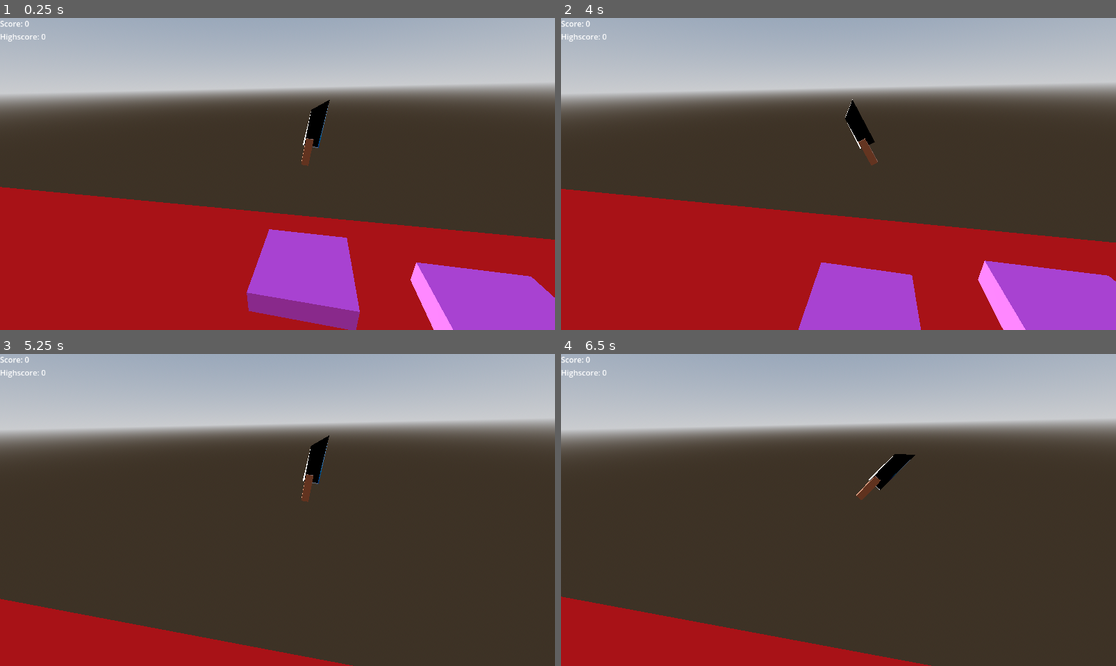
Above: before the commit, frames 1-4 (two rows, left to right).
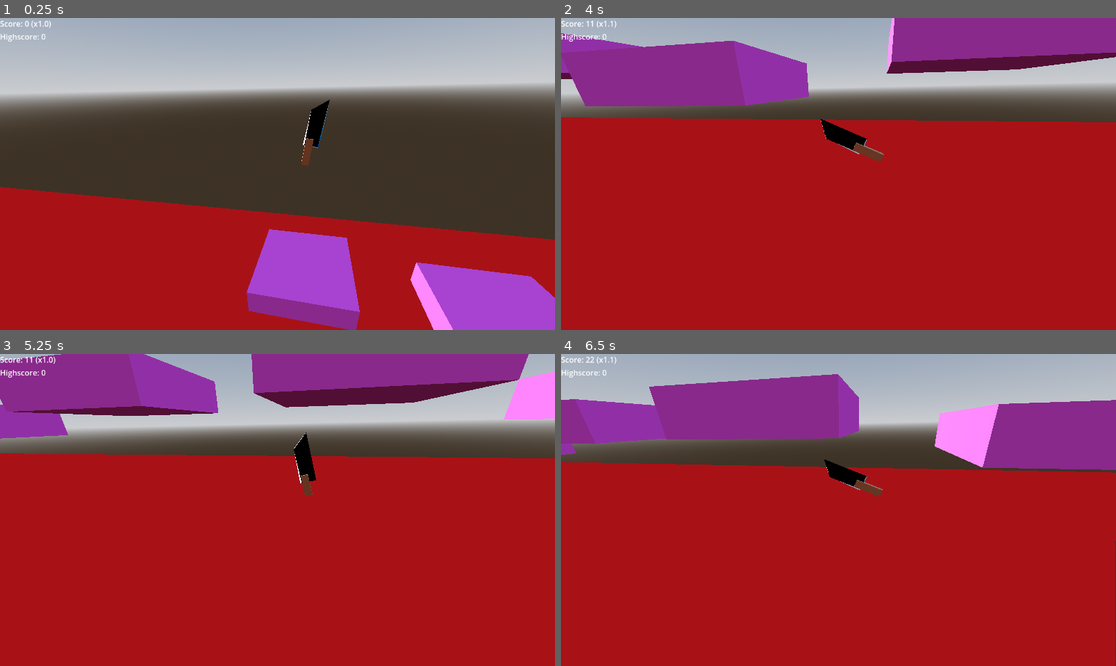
Above: after the commit, the same moments.

Repository: milserbua/slicer
Game: Godot game, scene res://main.tscn
The game is run twice, just before and just after one commit, with the same random seed, the same clock (stepped at 60 frames per second) and the same inputs.
Inputs (mouse positions are in pixels of both pictures, inside the frame that each line leads up to):
- Up to frame 1 (0.25 s): no input
- Up to frame 2 (4 s): tap Enter (ui_accept) at 0.5, 0.6, 0.77, 1.07, 1.35, 1.52, 1.82, 2.1, 2.85, 3.02, 3.32, 3.6, 3.77 s; move the mouse to (960, 158) at 0.52 s; move the mouse to (727, 189) at 1.27 s; move the mouse to (894, 105) at 2.02 s; move the mouse to (810, 236) at 2.77 s; move the mouse to (1005, 220) at 3.52 s
- Up to frame 3 (5.25 s): tap Enter (ui_accept) at 4.07, 4.35, 4.52, 4.82, 5.1 s; move the mouse to (111, 463) at 4.27 s; move the mouse to (305, 510) at 5.02 s
- Up to frame 4 (6.5 s): move the mouse to (755, 432) at 5.77 s; tap Enter (ui_accept) at 5.85, 6.02, 6.32 s

The runs differ from the first frame. In frame 1, less than 0.1% of the frame differs, in the area x 5-10%, y 0-4%; in frame 2, 54%; in frame 3, 76%, in the area x 0-100%, y 0-100%; in frame 4, 72%.
Error after the commit: Invalid assignment of property or key 'text' with value of type 'String' on a base object of type 'null instance'. (res://tester.gd:35)

Commit message:
Fix score system with proper multiplier and combo system + coin rewards

Diff:
--- a/meista/tester.gd
+++ b/meista/tester.gd
@@ -3,28 +3,59 @@
 @onready var visual = $Visual
 @onready var score_label = $"../CanvasLayer/con/ScoreLabel"
 @onready var highscore_label = $"../CanvasLayer/con/HighscoreLabel"
+@onready var coins_label = $"../CanvasLayer/con/CoinsLabel"
 @onready var spawner = $"../Platformspawner"
 
 const JUMP_VELOCITY = 20.0
 const GRAVITY = 20.0
 const JUMP_DAMPING = 0.15
 const MIN_SPIN_SPEED = 0.5
+const COINS_PER_PLATFORM = 5
+const SCORE_MULTIPLIER = 10
 
 var jumps_left = 4
 var score = 0
 var highscore = 0
+var coins_earned = 0
 var spawn_position : Vector3
 var dead = false
 var spin_speed = 0.0
 var stuck = false
 var platforms_passed = 0
+var combo = 0
+var combo_multiplier = 1.0
 
+var shop_manager: Node
+var audio_manager: Node
 
 func _ready():
 	spawn_position = global_position
 	score_label.text = "Score: 0"
 	highscore_label.text = "Highscore: 0"
+	coins_label.text = "Coins: 0"
 
+	shop_manager = get_tree().get_first_node_in_group("shop_manager")
+	audio_manager = get_tree().get_first_node_in_group("audio_manager")
+
+	# Apply current knife skin
+	if shop_manager:
+		apply_knife_skin()
+
+func apply_knife_skin():
+	if not shop_manager:
+		return
+
+	var skin_data = shop_manager.get_current_skin_data()
+	if skin_data and visual:
+		var knife = visual.get_node_or_null("messer")
+		if knife:
+			# Find MeshInstance3D nodes and update material
+			for child in knife.get_children():
+				if child is MeshInstance3D:
+					var mat = StandardMaterial3D.new()
+					mat.albedo_color = skin_data["color"]
+					mat.metallic = 1.0
+					child.set_surface_override_material(0, mat)
 
 func _physics_process(delta):
 	# Gravity
@@ -35,13 +66,14 @@
 		jumps_left = 4
 		velocity.z = lerp(velocity.z, 0.0, JUMP_DAMPING)
 
-	# Jump input with double jump mechanic
+	# Jump input
 	if Input.is_action_just_pressed("ui_accept") and jumps_left > 0:
 		velocity.y = JUMP_VELOCITY
 		velocity.z -= 4.0
 		spin_speed = 6.0
 		stuck = false
 		jumps_left -= 1
+		play_jump_sound()
 
 	# Smooth spin decay
 	if is_on_floor() and stuck:
@@ -59,7 +91,6 @@
 		var angle = fmod(abs(rad_to_deg(visual.rotation.z)), 360.0)
 		var valid_landing = false
 
-		# Valid landing zones (horizontal blade)
 		if (angle > 60 and angle < 120) or (angle > 240 and angle < 300):
 			valid_landing = true
 
@@ -68,12 +99,28 @@
 			velocity = Vector3.ZERO
 			spin_speed = 0.0
 			platforms_passed += 1
-			score = platforms_passed * 10
+			combo += 1
+			combo_multiplier = 1.0 + (combo * 0.1)  # +10% per combo
+
+			# Calculate score with combo multiplier
+			var base_score = SCORE_MULTIPLIER * combo_multiplier
+			score += int(base_score)
+
+			# Earn coins
+			var coins = int(COINS_PER_PLATFORM * combo_multiplier)
+			coins_earned += coins
+
+			play_cut_sound()
+			create_cut_effect()
 		else:
 			velocity.y = 0.0
 			spin_speed *= 1.8
+			combo = 0
+			combo_multiplier = 1.0
 
-	score_label.text = "Score: " + str(score)
+	score_label.text = "Score: " + str(score) + " (x%.1f)" % combo_multiplier
+	if coins_label:
+		coins_label.text = "Coins: " + str(coins_earned)
 
 	# Collision detection
 	for i in range(get_slide_collision_count()):
@@ -81,6 +128,20 @@
 		if collision.get_collider().is_in_group("deadly"):
 			die()
 
+func play_jump_sound():
+	if audio_manager and audio_manager.has_method("play_sound"):
+		audio_manager.play_sound("jump")
+
+func play_cut_sound():
+	if audio_manager and audio_manager.has_method("play_sound"):
+		audio_manager.play_sound("cut", 0.2)
+
+func create_cut_effect():
+	var tween = create_tween()
+	tween.set_trans(Tween.TRANS_ELASTIC)
+	tween.set_ease(Tween.EASE_OUT)
+	tween.tween_property(visual, "scale", Vector3(1.1, 1.1, 1.1), 0.1)
+	tween.tween_property(visual, "scale", Vector3(1.0, 1.0, 1.0), 0.2)
 
 func die():
 	if dead:
@@ -88,14 +149,26 @@
 
 	dead = true
 
+	var game_manager = get_tree().get_first_node_in_group("game_manager")
+	if game_manager:
+		game_manager.save_score(score, platforms_passed)
+
+	# Add coins to shop manager
+	if shop_manager:
+		shop_manager.add_coins(coins_earned)
+
 	if score > highscore:
 		highscore = score
 
 	highscore_label.text = "Highscore: " + str(highscore)
 
 	score = 0
+	coins_earned = 0
 	platforms_passed = 0
+	combo = 0
+	combo_multiplier = 1.0
 	score_label.text = "Score: 0"
+	coins_label.text = "Coins: 0"
 
 	global_position = spawn_position
 	velocity = Vector3.ZERO
